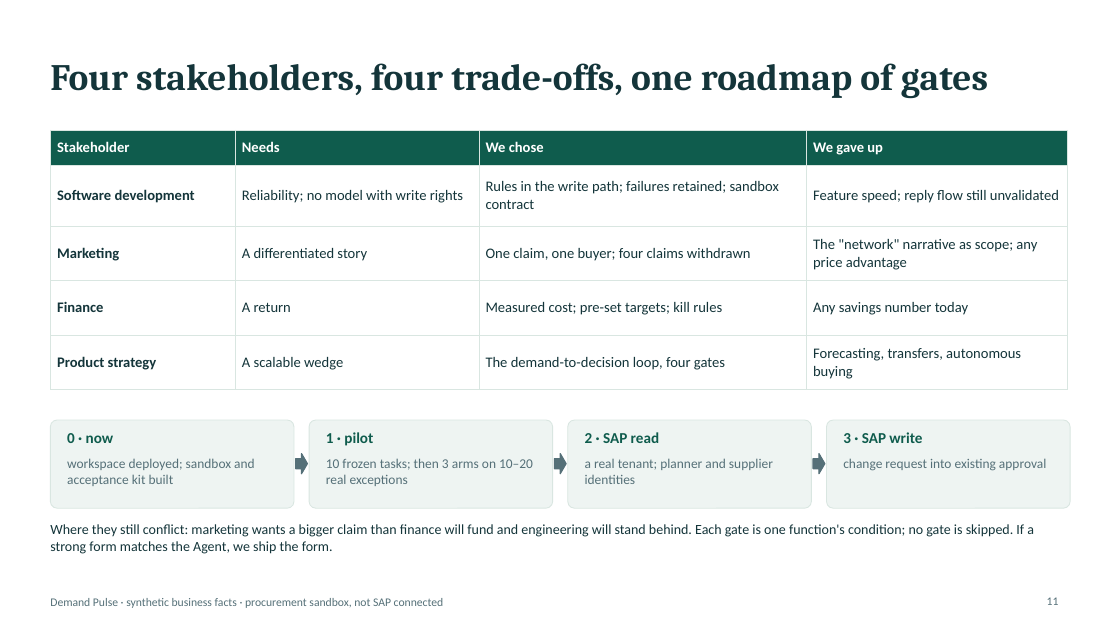
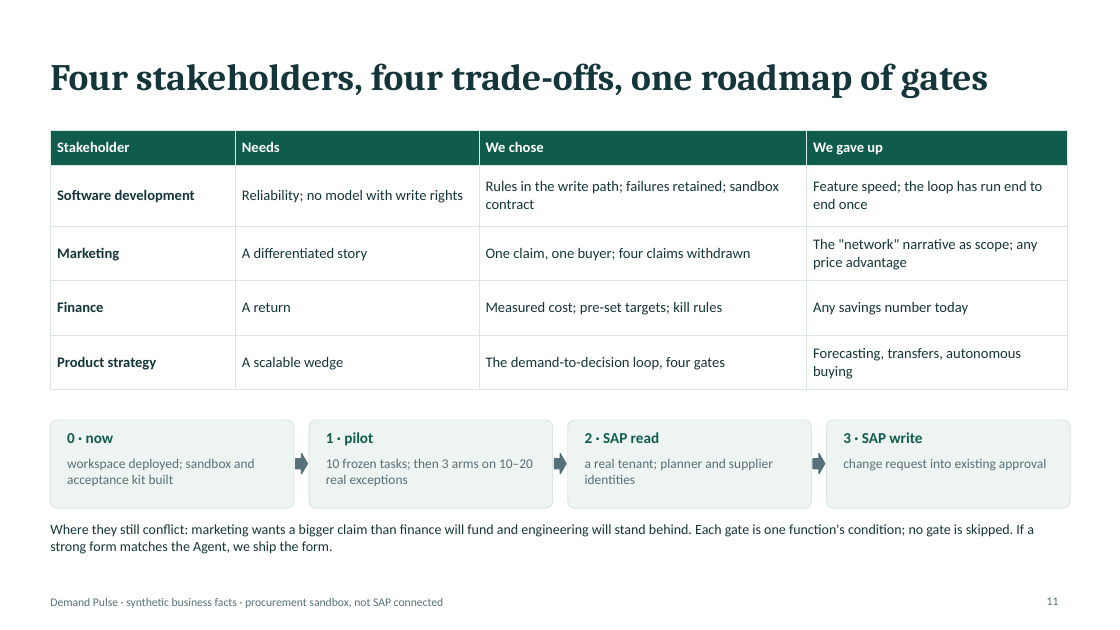
Before and after one commit to logisticPM/sap, a slide deck: slide 11 of presentations/SAP_Demand_Pulse_Business_Case_Deck.pptx. Drawn at 1120x630 pixels with LibreOffice and Linux fonts; fonts in the diff are those of the drawing. Boxes give left, top, right and bottom in pixels: in the first picture for what was removed or moved away, otherwise in the second. Text is boxed around its words. In the diff, an @@ line names an element or a change of style, - is before the commit and + after.

```diff
--- a/presentations/SAP_Demand_Pulse_Business_Case_Deck.pptx
+++ b/presentations/SAP_Demand_Pulse_Business_Case_Deck.pptx
@@ table at [50,130,1067,383] @@
-row 2, column 4: Feature speed; reply flow still unvalidated
+row 2, column 4: Feature speed; the loop has run end to end once
```
Also in this commit, not shown: 3 other slides changed, 1 slide added, 1 slide removed, 3 other files.
